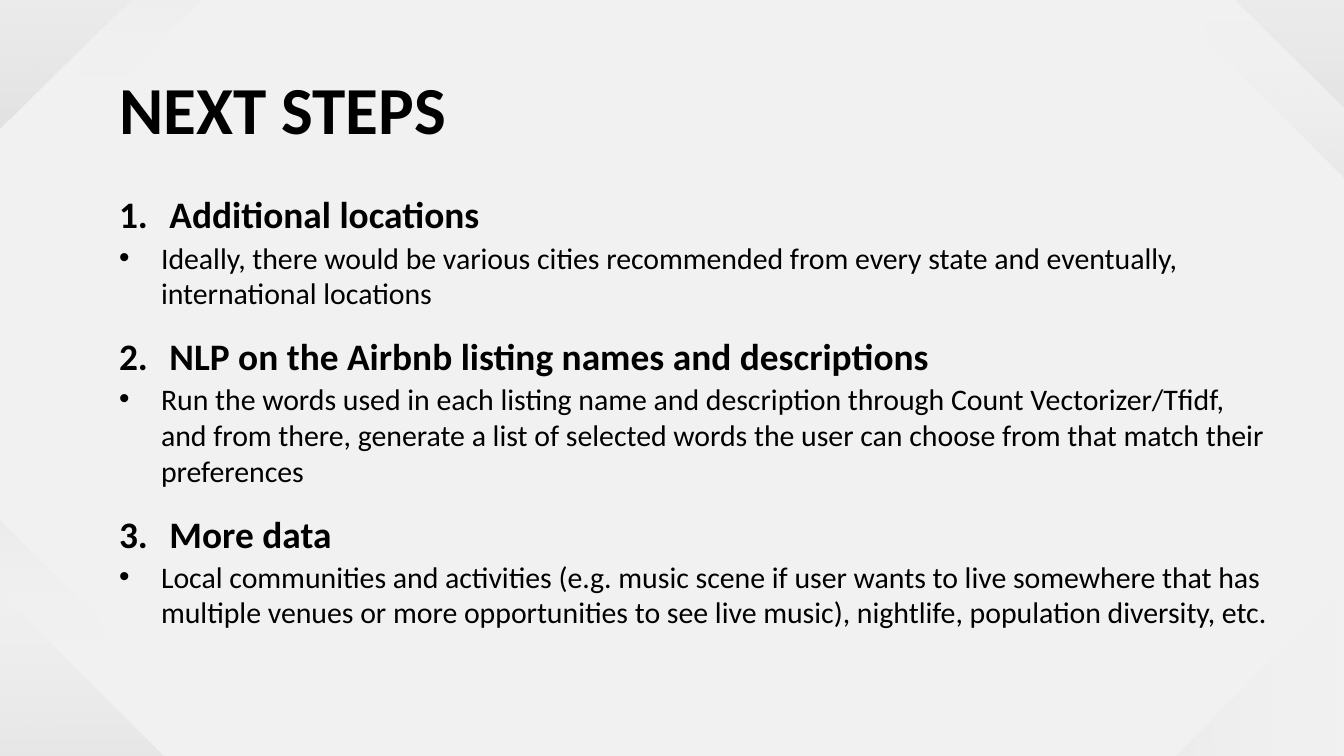
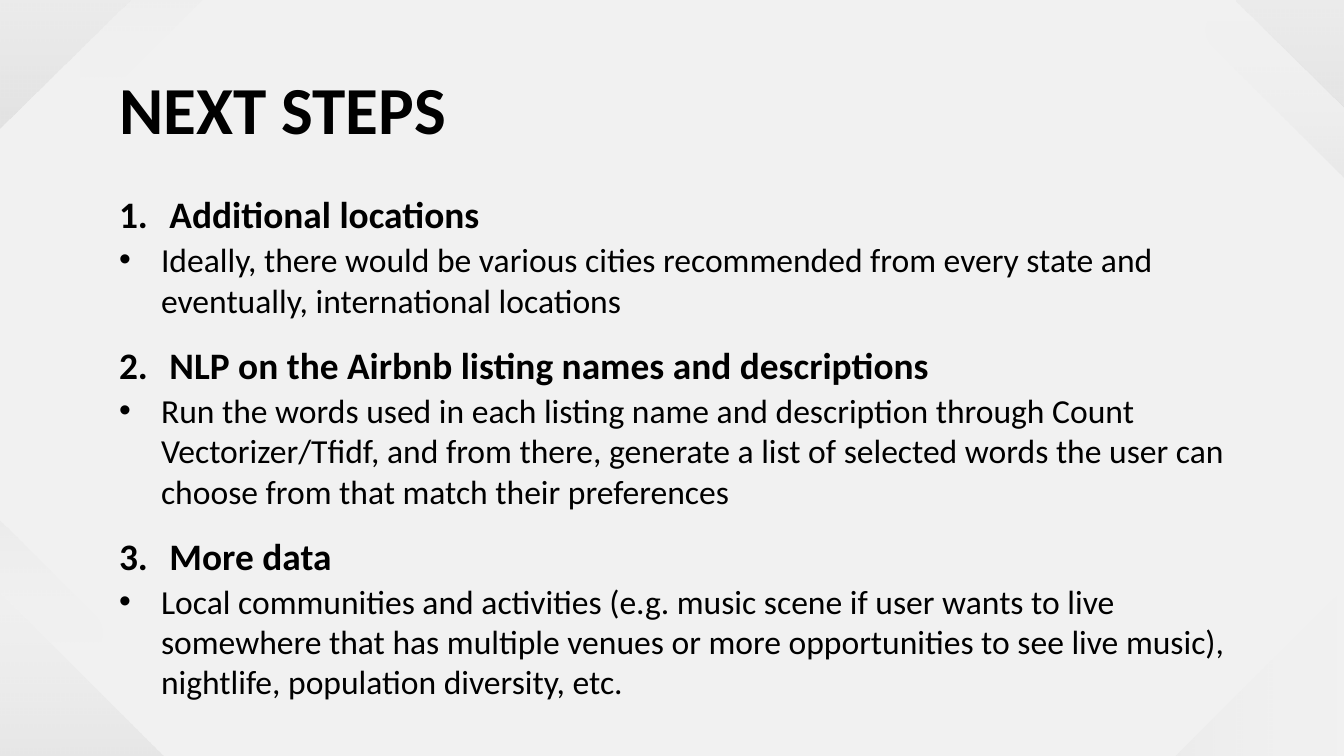
Before and after one commit to cynthia-rodriguez1/wfh-location-recommender, a slide deck: slide 45 of addtl/wfh_recommender_pres.pptx. Drawn at 1344x756 pixels with LibreOffice and Linux fonts; fonts in the diff are those of the drawing. Boxes give left, top, right and bottom in pixels: in the first picture for what was removed or moved away, otherwise in the second. Text is boxed around its words. In the diff, an @@ line names an element or a change of style, - is before the commit and + after.

```diff
--- a/addtl/wfh_recommender_pres.pptx
+++ b/addtl/wfh_recommender_pres.pptx
@@ text at bbox=[161, 248, 1224, 700]: size 16 to 18 pt in "Ideally, there would be various cities recommended ...", "Run the words used in each listing ...", "Local communities and activities (e.g. music scene ..." @@
```
Also in this commit, not shown: 2 other files.
